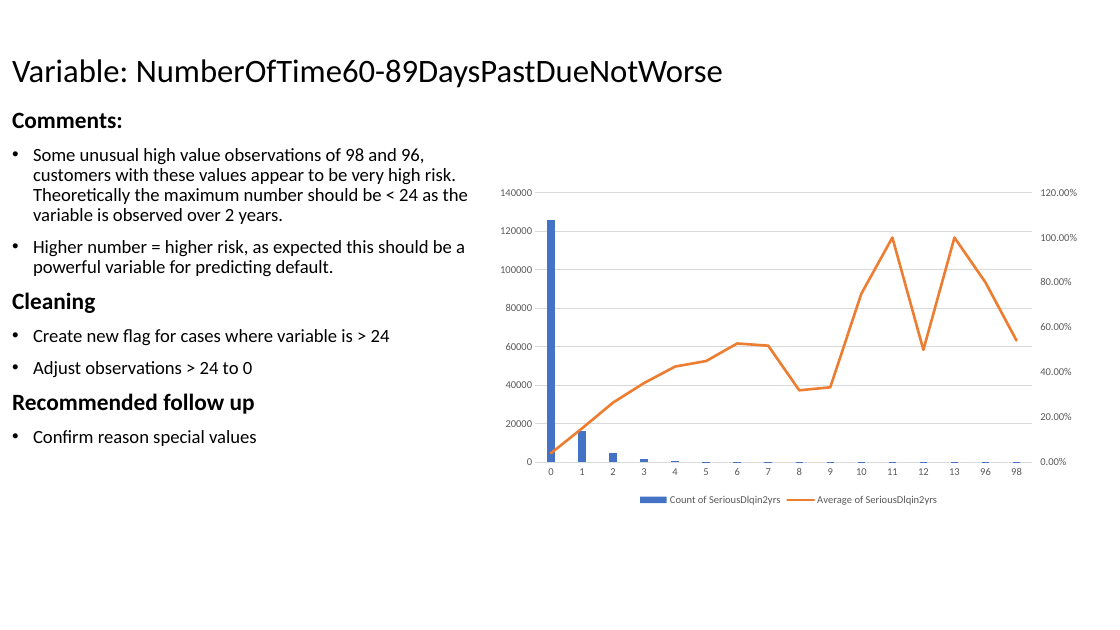
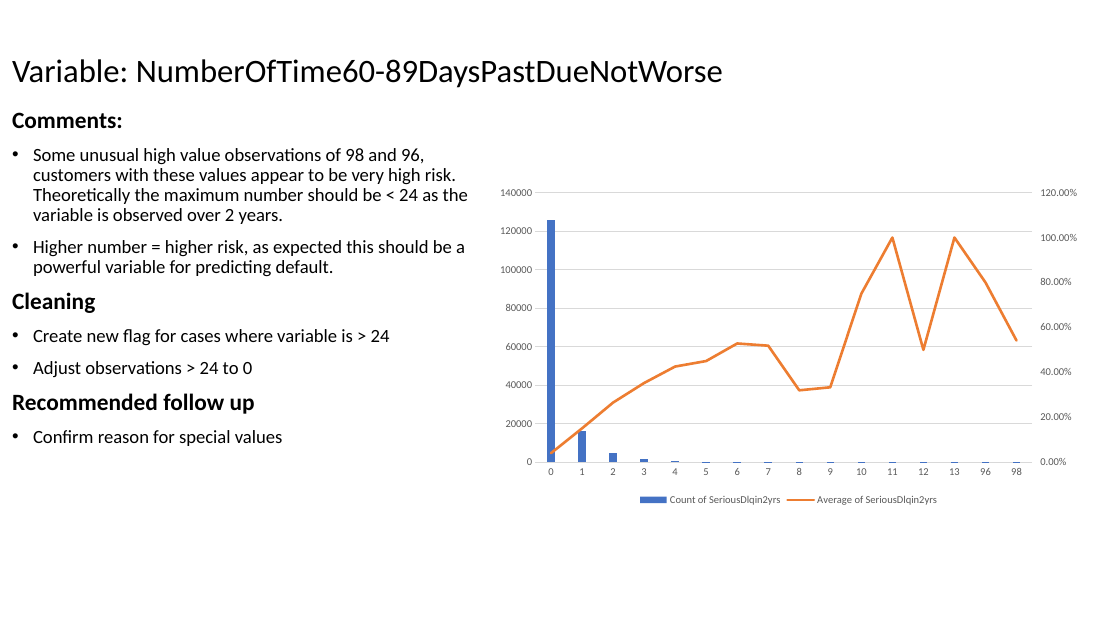
Before and after one commit to matthewjones-perth/givemesomecredit, a slide deck: slide 15 of Paidy Dataset Exercise.pptm. Drawn at 1120x630 pixels with LibreOffice and Linux fonts; fonts in the diff are those of the drawing. Boxes give left, top, right and bottom in pixels: in the first picture for what was removed or moved away, otherwise in the second. Text is boxed around its words. In the diff, an @@ line names an element or a change of style, - is before the commit and + after.

```diff
--- a/Paidy Dataset Exercise.pptm
+++ b/Paidy Dataset Exercise.pptm
@@ text at box(33, 430, 283, 446): text changed @@
-• Confirm reason special values
+• Confirm reason for special values
```
Also in this commit, not shown: 12 other slides changed.
